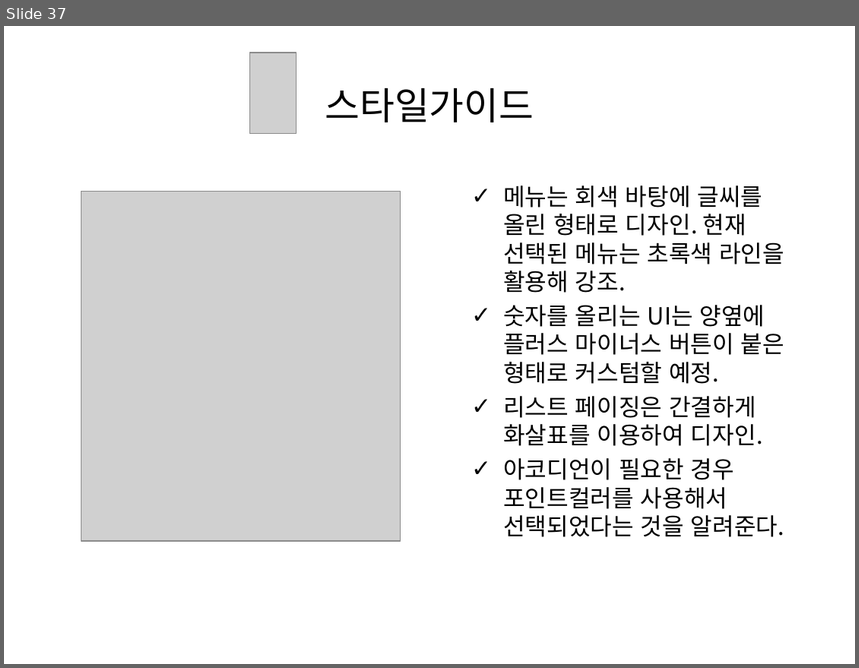
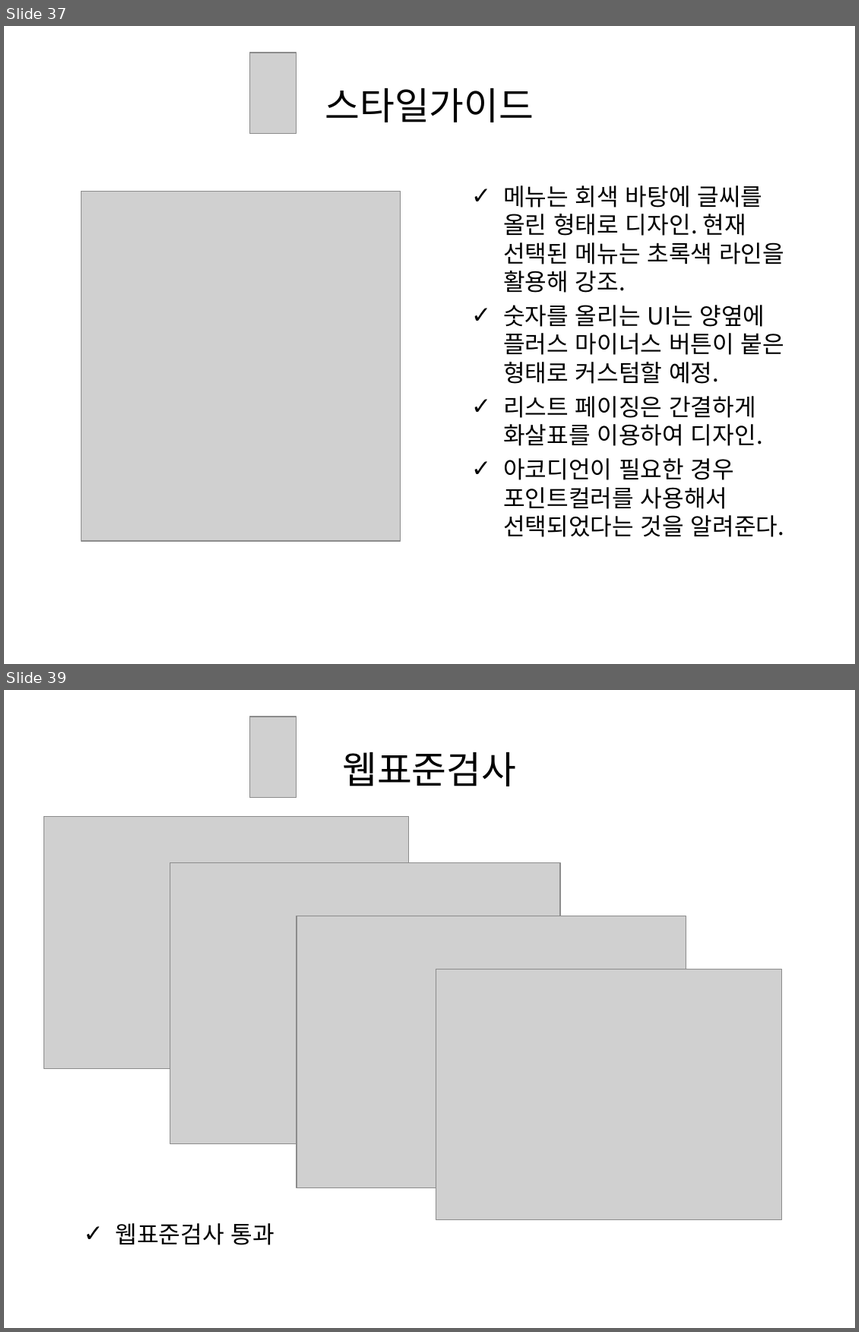
Before and after one commit to grapePrince/planthounse, a slide deck: presentation/최종발표.ppt. Shown one above the other, each under a label of ours: slide 37 before the commit, slides 37 and 39 after it; the slides between them are not shown. The pictures are 859x668 and 859x1332 pixels, drawn with LibreOffice and Linux fonts; fonts in the diff are those of the drawing; grey boxes stand for pictures. Boxes give left, top, right and bottom in pixels: in the first picture for what was removed or moved away, otherwise in the second. Text is boxed around its words. In the diff, an @@ line names an element or a change of style, - is before the commit and + after.

```diff
--- a/presentation/최종발표.ppt
+++ b/presentation/최종발표.ppt
@@ slide 39 added at bbox=[4, 690, 855, 1328], background #FFFFFF @@
@@ picture added at bbox=[250, 717, 296, 797] @@
@@ title added at bbox=[342, 752, 516, 787], 32 pt, text #000000 @@
+웹표준검사
@@ picture added at bbox=[44, 816, 409, 1068] @@
@@ picture added at bbox=[170, 863, 560, 1144] @@
@@ picture added at bbox=[297, 916, 686, 1189] @@
@@ picture added at bbox=[436, 969, 782, 1220] @@
@@ text added at bbox=[116, 1224, 275, 1246], 20 pt, text #000000 @@
+✓ 웹표준검사 통과
```
Also in this commit, not shown: 2 slides changed, 8 other slides added, 1 slide removed, 1 other file.
